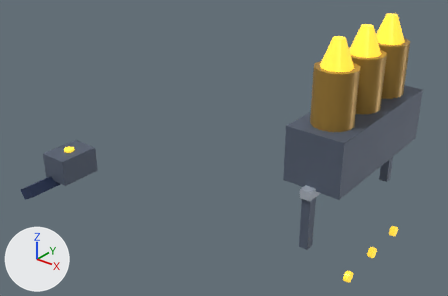
The glTF model game/assets/structures/tower_nova_rate_s5.glb as it was, and as the next commit left it.
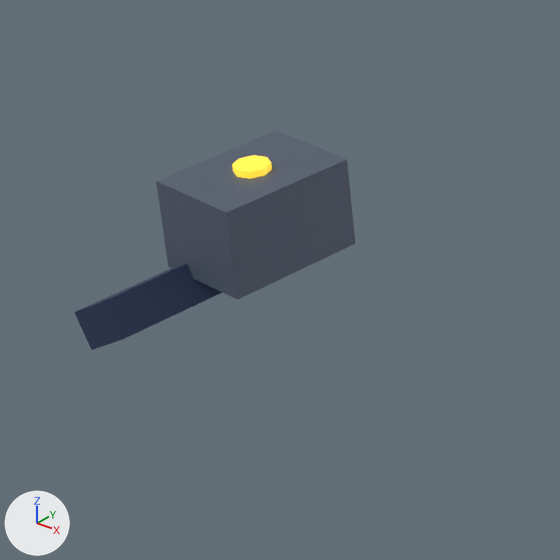
The first picture shows the older version from a 50 mm camera at (2.2, -2.51, 3.0) aimed at (0.29, -0.12, 1.52). The close-ups show the older and then the newer version on the part from 0% to 34% of the width and 35% to 87% of the height of that picture. Only the edits that show in the close-ups are written down. The axes (+X, +Y, +Z) are drawn at lower left. The lights are the same throughout. Where no turn or scale is listed for an object, it has been applied to the vertices. Vertices at exactly the same position are counted once.

The first close-up shows 'nova_ejector_box', 'nova_ejector_chute', 'nova_up_rate_l5_stud'.
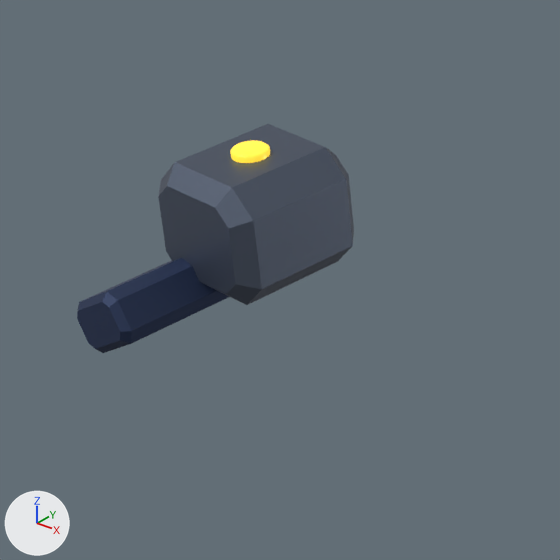
Patch to the scene script:
```diff
--- a/game/assets/structures/tower_nova_rate_s5.glb.py
+++ b/game/assets/structures/tower_nova_rate_s5.glb.py
@@ mat_steel_hull @@
 mat_steel_hull.base_color = (0.117, 0.144, 0.202)  # greyish blue #606a7c
-mat_steel_hull.metallic = 0.36
+mat_steel_hull.metallic = 0.75
 mat_steel_hull.roughness = 0.58
@@ me_mesh_14 @@
 # used by ob_nova_ejector_box; location = (-0.3, -0.7, 1.48)
-me_mesh_14.from_pydata(...)  # 8 vertices, 12 faces; spans x -0.08..0.08, y -0.11..0.11, z -0.07..0.07
+me_mesh_14.from_pydata(...)  # 32 vertices, 60 faces; spans x -0.105..0.105, y -0.11..0.11, z -0.095..0.095
+# me_mesh_14 part 1: the whole mesh is rebuilt
 me_mesh_14.materials.append(mat_steel_hull)
@@ me_mesh_15 @@
 # used by ob_nova_ejector_chute; location = (-0.36, -0.8, 1.38)
-me_mesh_15.from_pydata(...)  # 8 vertices, 12 faces; spans x -0.058..0.058, y -0.15..0.15, z -0.051..0.051
+me_mesh_15.from_pydata(...)  # 32 vertices, 60 faces; spans x -0.064..0.064, y -0.15..0.15, z -0.057..0.057
+# me_mesh_15 part 2: the whole mesh is rebuilt
 me_mesh_15.materials.append(mat_chassis)
@@ me_mesh_16 @@
 # used by ob_nova_up_rate_l5_stud; location = (-0.3, -0.7, 1.55)
-me_mesh_16.from_pydata(...)  # 20 vertices, 32 faces; spans x -0.028..0.028, y -0.028..0.028, z -0.011..0.011
+me_mesh_16.from_pydata(...)  # 134 vertices, 256 faces; spans x -0.028..0.028, y -0.028..0.028, z -0.011..0.011
+# me_mesh_16 part 3: 18 vertices removed from x -0.028..0.028, y -0.028..0.028, z -0.011..0.011; 132 vertices added at x -0.028..0.028, y -0.028..0.028, z -0.011..0.011
 me_mesh_16.materials.append(mat_energy_fuse)
@@ ob_nova_up_rate_l5_stud @@
 ob_nova_up_rate_l5_stud = bpy.data.objects.new('nova_up_rate_l5_stud', me_mesh_16)
-ob_nova_up_rate_l5_stud.location = (-0.3, -0.7, 1.55)
+ob_nova_up_rate_l5_stud.location = (-0.3, -0.7, 1.575)
```

Changed parts and their boxes (x1, y1, x2, y2) in the close-ups (560 x 560 px):
'nova_ejector_box', surface changed, reshaped (7% taller)
    before: (156, 131, 355, 300)
    after: (158, 124, 354, 305)
'nova_ejector_chute', reshaped (10% taller)
    before: (74, 264, 222, 350)
    after: (77, 258, 229, 353)
'nova_up_rate_l5_stud', reshaped, moved
    before: (232, 155, 272, 179)
    after: (230, 140, 270, 163)
